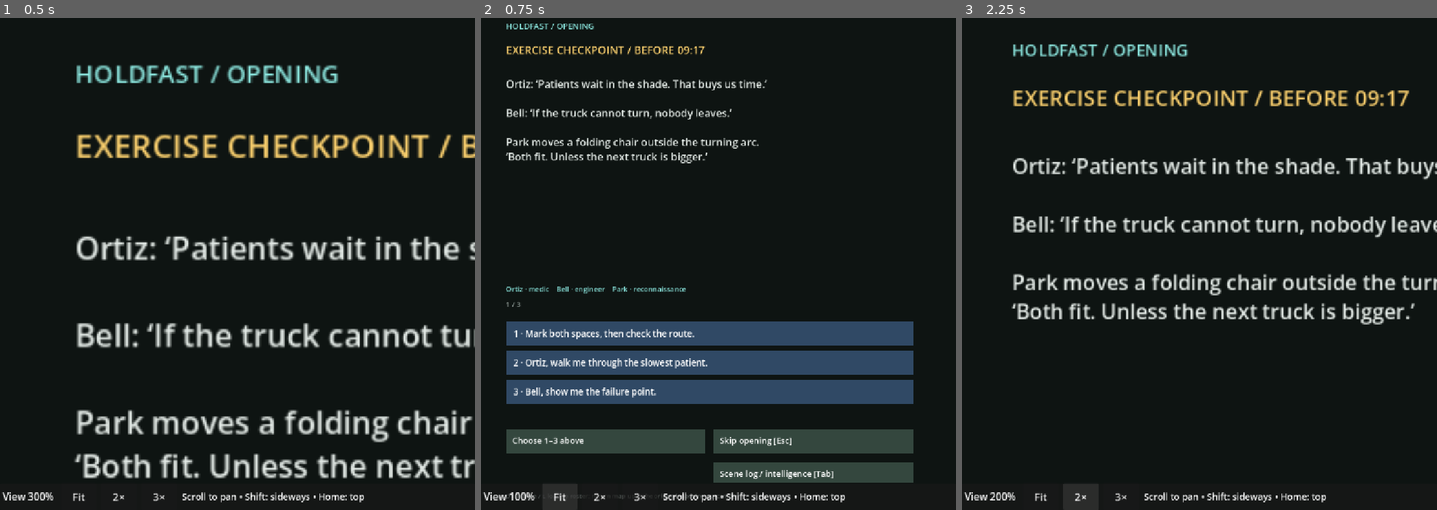
Above: before the commit, frames 1-3 (left to right).
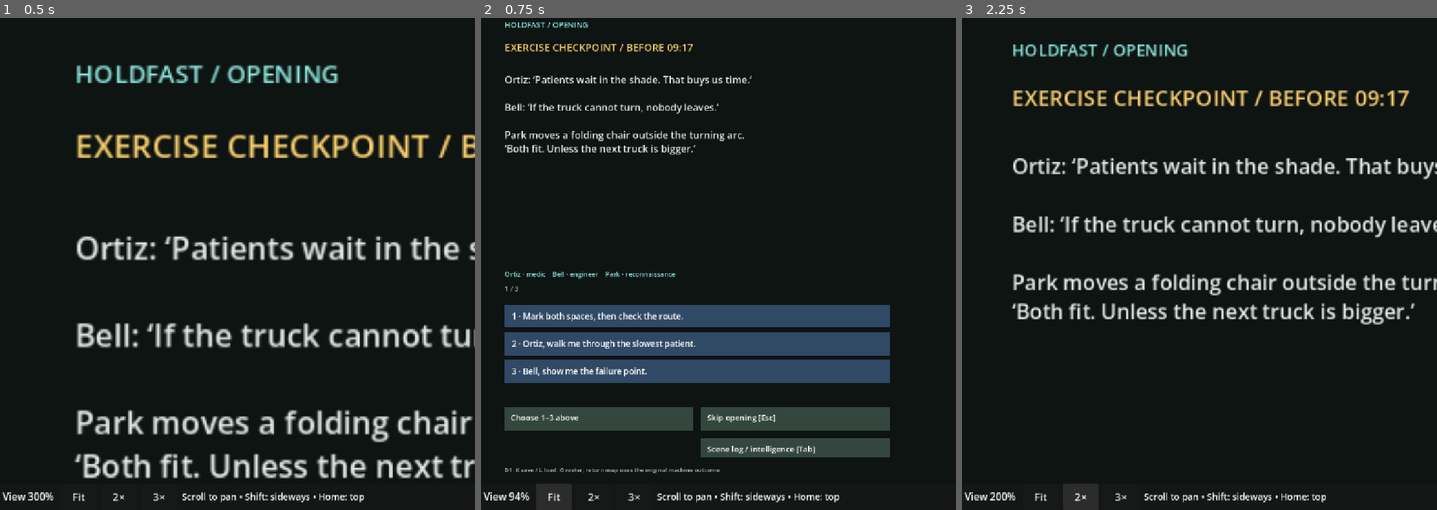
Above: after the commit, the same moments.

Repository: sgoold-shannon/HOLDFAST
Game: Godot game, scene res://farm_final.tscn
The game is run twice, just before and just after one commit, with the same random seed, the same clock (stepped at 60 frames per second) and the same inputs.
Inputs:
- Up to frame 1 (0.5 s): no input
- Up to frame 2 (0.75 s): click "Fit" at 0.5 s
- Up to frame 3 (2.25 s): click "Fit" at 1.25 s; click "2×" at 2 s

Frame 1 is identical in both runs. In frame 2, 25% of the frame differs, in the area x 4-92%, y 0-99%; in frame 3, nothing differs.

Commit message:
Fit game content above the readability toolbar

Diff:
--- a/holdfast/readability.gd
+++ b/holdfast/readability.gd
@@ -1,6 +1,9 @@
 extends Node
 ## Presentation-only magnifier. All game hit tests already invert the canvas transform.
 const PAGE := Vector2(1144, 1224)
+const TOOLBAR_HEIGHT := 64.0
+var fit_enabled := false
+var toolbar: PanelContainer
 var magnification := 3.0
 var origin := Vector2.ZERO
 var camera: Camera2D
@@ -11,8 +14,9 @@
 	layer.layer = 100
 	add_child(layer)
 	var panel := PanelContainer.new()
+	toolbar = panel
 	panel.set_anchors_and_offsets_preset(Control.PRESET_BOTTOM_WIDE)
-	panel.offset_top = -64
+	panel.offset_top = -TOOLBAR_HEIGHT
 	layer.add_child(panel)
 	var row := HBoxContainer.new()
 	row.add_theme_constant_override("separation", 12)
@@ -41,6 +45,7 @@
 	_apply()
 
 func _set_zoom(value: float) -> void:
+	fit_enabled = is_equal_approx(value,1.0)
 	magnification = value
 	origin = Vector2.ZERO
 	_apply()
@@ -49,7 +54,11 @@
 	if not is_instance_valid(camera):
 		return
 	var view := get_viewport().get_visible_rect().size
-	var visible := Vector2(view.x, view.y - 64) / magnification
+	var toolbar_height := maxf(TOOLBAR_HEIGHT,toolbar.size.y)
+	var available := Vector2(view.x,maxf(1.0,view.y-toolbar_height))
+	if fit_enabled:
+		magnification = minf(available.x/PAGE.x,available.y/PAGE.y)
+	var visible := available / magnification
 	origin = origin.clamp(Vector2.ZERO, (PAGE - visible).max(Vector2.ZERO))
 	camera.zoom = Vector2.ONE * magnification
 	camera.position = origin + view / (2.0 * magnification)
